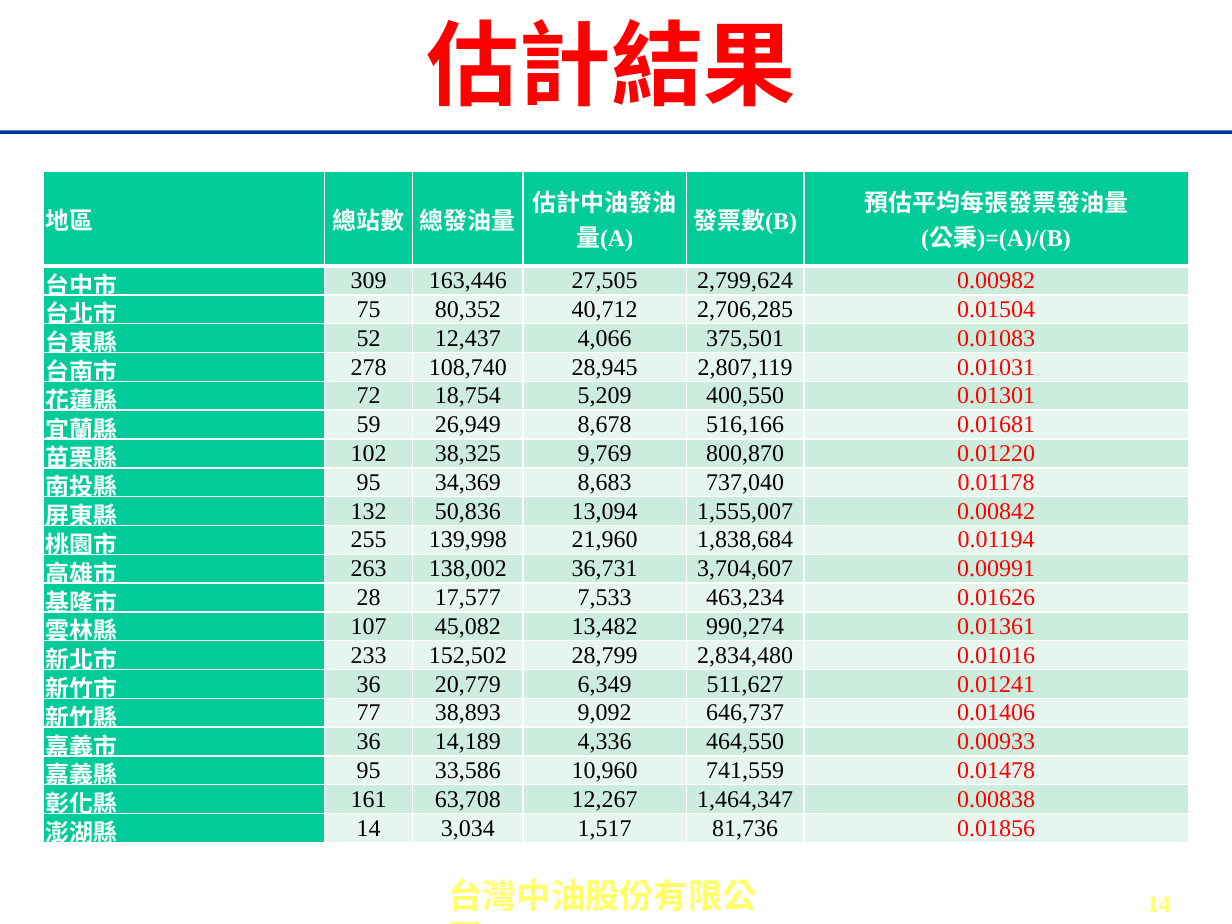
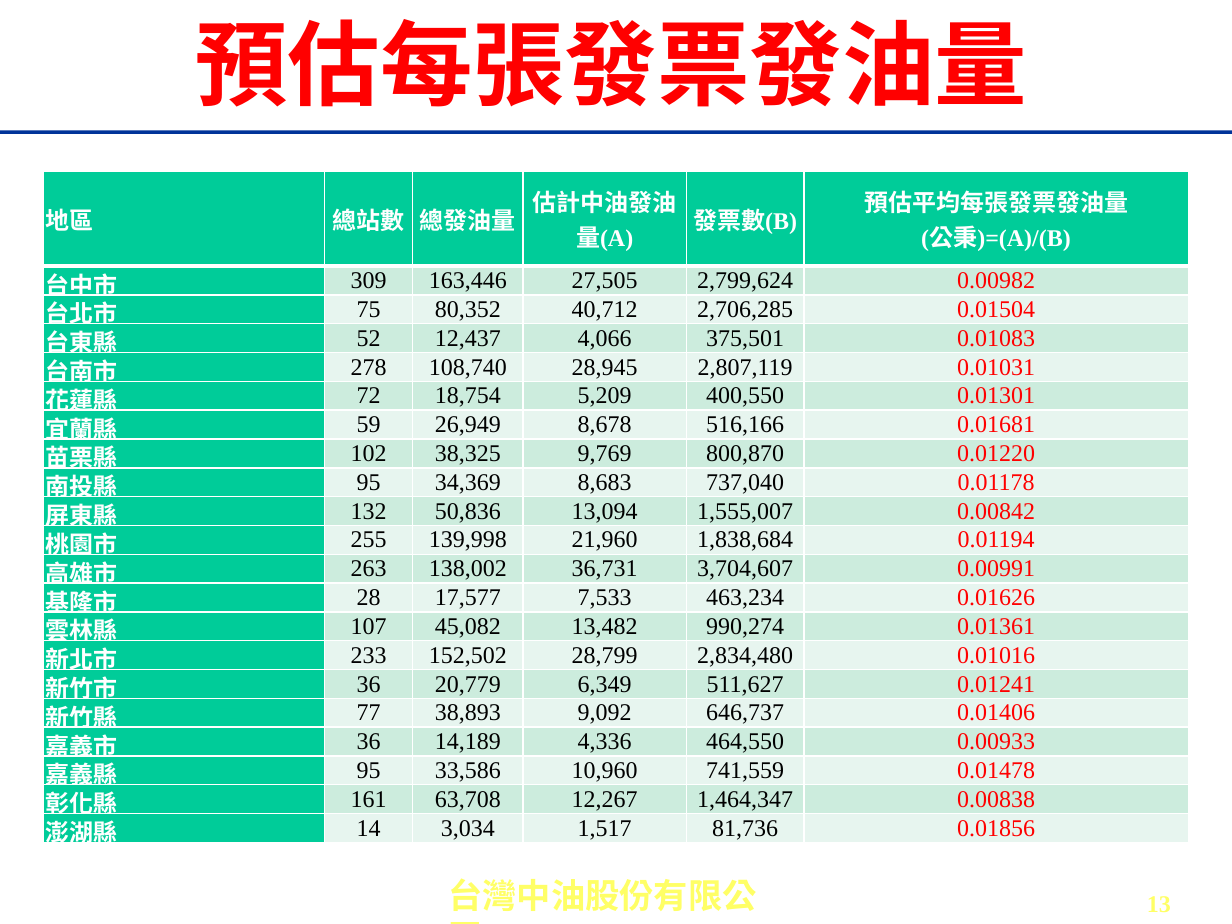
Before and after one commit to seiching/pythonclass, a slide deck: slide 13 of hackson/1061121-中油黑客松(高雄).pptx (slide 14 before the commit). Drawn at 1232x924 pixels with LibreOffice and Linux fonts; fonts in the diff are those of the drawing; background and template pictures are left out. Boxes give left, top, right and bottom in pixels: in the first picture for what was removed or moved away, otherwise in the second. Text is boxed around its words. In the diff, an @@ line names an element or a change of style, - is before the commit and + after.

Commit message:
update

```diff
--- a/hackson/1061121-中油黑客松(高雄).pptx
+++ b/hackson/1061121-中油黑客松(高雄).pptx
@@ text at <box>195,19,1027,107</box>: text changed @@
-估計結果
+預估每張發票發油量
@@ page number at <box>1147,896,1171,912</box>: text changed @@
-14
+13
```
